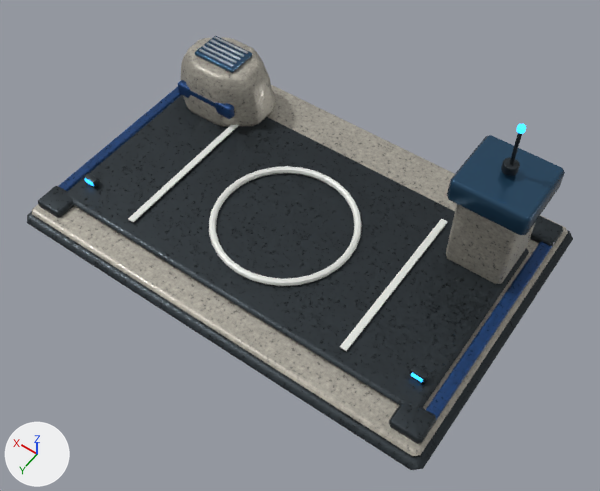
One commit to the glTF model assets/solis/models/solis_aerodrome.gltf: the scene before it, then after it.
Before and after are seen from a camera (50 mm lens) standing at (-3.96, 5.48, 8.37) and looking at (-0.46, 0.58, 0.66). The axes (+X, +Y, +Z) are drawn at lower left. The lights are the same throughout. The picture after the commit comes second. Where no turn or scale is listed for an object, it has been applied to the vertices. Vertices at exactly the same position are counted once.

Names of what the first picture shows: 'Building.013_Geometry'.
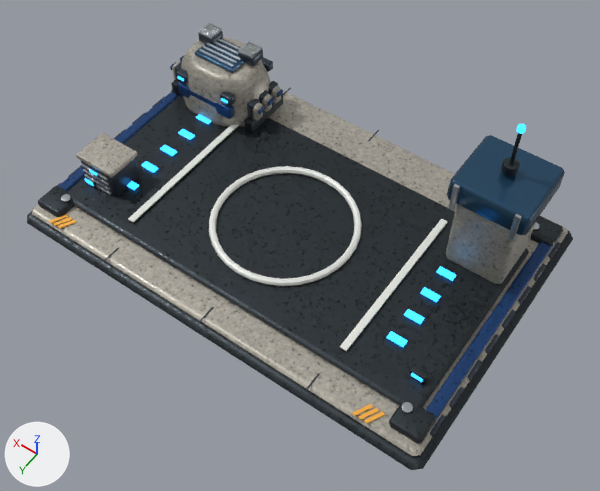
What differs and where, as boxes (x1, y1, x2, y2) in the pictures (600 x 491 px):
'Building.013_Geometry', reshaped: before (27, 36, 573, 470); after (27, 22, 573, 470)
part 1 of me_antenna_beacon_003, added: after (436, 266, 456, 281)
part 2 of me_antenna_beacon_003, added: after (420, 287, 441, 302)
part 3 of me_antenna_beacon_003, added: after (404, 309, 425, 324)
part 4 of me_antenna_beacon_003, added: after (386, 331, 408, 347)
part 5 of me_antenna_beacon_003, added: after (196, 114, 212, 124)
part 6 of me_antenna_beacon_003, added: after (178, 129, 195, 140)
part 7 of me_antenna_beacon_003, added: after (160, 145, 177, 156)
part 8 of me_antenna_beacon_003, added: after (141, 161, 158, 173)
part 9 of me_antenna_beacon_003, added: after (127, 181, 139, 190)
part 10 of me_antenna_beacon_003, added: after (238, 49, 253, 58)
part 11 of me_antenna_beacon_003, added: after (49, 27, 291, 262)
part 12 of me_antenna_beacon_003, added: after (305, 222, 561, 438)
part 13 of me_antenna_beacon_003, added: after (449, 184, 522, 241)

The change, as a list of edits to the scene's bpy script:
```text
Change me_antenna_beacon_003:
    remove me_antenna_beacon_003.from_pydata(...)  # 1148 vertices, 2168 faces; spans x -0.74..5.18, y -1.14..2.78, z -2.44..0.04
    add me_antenna_beacon_003.from_pydata(...)  # 3332 vertices, 6140 faces; spans x -0.74..5.18, y -1.14..2.78, z -2.44..0.04
    me_antenna_beacon_003 part 1: the loose piece of 24 vertices spanning x 0.59..0.69, y -0.12..2.15, z -2.02..-2.0 is copied, and the copy is scaled about its middle by (2.59, 0.0413, 1.17), then moved by (-0.42, -0.43, 0.0), in mat_solis_energy (blue #2ca2f3, glowing blue #2eaaff); it spans x 0.11..0.33, y 0.54..0.64, z -2.02..-2.0
    me_antenna_beacon_003 part 2: the loose piece of 24 vertices spanning x 0.59..0.69, y -0.12..2.15, z -2.02..-2.0 is copied, and the copy is scaled about its middle by (2.59, 0.0413, 1.17), then moved by (-0.42, -0.06, 0.0), in mat_solis_energy (blue #2ca2f3, glowing blue #2eaaff); it spans x 0.11..0.33, y 0.91..1.01, z -2.02..-2.0
    me_antenna_beacon_003 part 3: the loose piece of 24 vertices spanning x 0.59..0.69, y -0.12..2.15, z -2.02..-2.0 is copied, and the copy is scaled about its middle by (2.59, 0.0413, 1.17), then moved by (-0.42, 0.31, 0.0), in mat_solis_energy (blue #2ca2f3, glowing blue #2eaaff); it spans x 0.11..0.33, y 1.28..1.38, z -2.02..-2.0
    me_antenna_beacon_003 part 4: the loose piece of 24 vertices spanning x -0.31..-0.12, y 1.9..2.0, z -2.03..-1.93 is copied, and the copy is scaled about its middle by (1.22, 1.17, 0.222), then moved by (0.43, -0.25, -0.03), in mat_solis_energy (blue #2ca2f3, glowing blue #2eaaff); it spans x 0.11..0.33, y 1.65..1.75, z -2.02..-2.0
    me_antenna_beacon_003 part 5: the loose piece of 24 vertices spanning x 4.58..4.72, y -0.37..-0.31, z -2.01..-1.95 is copied, and the copy is scaled about its middle by (1.61, 1.78, 0.327), then moved by (-0.43, 0.56, -0.03); it spans x 4.11..4.33, y 0.17..0.27, z -2.02..-2.0
    me_antenna_beacon_003 part 6: the loose piece of 24 vertices spanning x 3.76..3.85, y -0.12..2.15, z -2.02..-2.0 is copied, and the copy is scaled about its middle by (2.59, 0.0413, 1.17), then moved by (0.42, -0.43, 0.0), in mat_solis_energy (blue #2ca2f3, glowing blue #2eaaff); it spans x 4.11..4.33, y 0.54..0.64, z -2.02..-2.0
    me_antenna_beacon_003 part 7: the loose piece of 24 vertices spanning x 3.76..3.85, y -0.12..2.15, z -2.02..-2.0 is copied, and the copy is scaled about its middle by (2.59, 0.0413, 1.17), then moved by (0.42, -0.06, 0.0), in mat_solis_energy (blue #2ca2f3, glowing blue #2eaaff); it spans x 4.11..4.33, y 0.91..1.01, z -2.02..-2.0
    me_antenna_beacon_003 part 8: the loose piece of 24 vertices spanning x 3.76..3.85, y -0.12..2.15, z -2.02..-2.0 is copied, and the copy is scaled about its middle by (2.59, 0.0413, 1.17), then moved by (0.42, 0.31, 0.0), in mat_solis_energy (blue #2ca2f3, glowing blue #2eaaff); it spans x 4.11..4.33, y 1.28..1.38, z -2.02..-2.0
    me_antenna_beacon_003 part 9: the loose piece of 24 vertices spanning x 4.56..4.74, y 1.9..2.0, z -2.03..-1.93 is copied, and the copy is scaled about its middle by (1.22, 1.17, 0.222), then moved by (-0.43, -0.25, -0.03), in mat_solis_energy (blue #2ca2f3, glowing blue #2eaaff); it spans x 4.11..4.33, y 1.65..1.75, z -2.02..-2.0
    me_antenna_beacon_003 part 10: the loose piece of 24 vertices spanning x 3.97..4.53, y -0.43..-0.39, z -1.24..-1.21 is copied, and the copy is scaled about its middle by (0.391, 0.743, 1.86), then moved by (-0.34, 0.03, 0.08); it spans x 3.8..4.02, y -0.39..-0.37, z -1.16..-1.12
    me_antenna_beacon_003 part 11: 1048 vertices added at x 3.49..5.11, y -1.11..2.75, z -2.24..-1.12
    me_antenna_beacon_003 part 12: 352 vertices added at x -0.66..0.73, y -1.11..2.75, z -2.24..-2.02
    me_antenna_beacon_003 part 13: 48 vertices added at x -0.39..0.39, y 0.48..0.52, z -1.02..-0.64
    other edits to the shape of me_antenna_beacon_003 do not show in these pictures
    add me_antenna_beacon_003.materials.append(mat_solis_anodized)  # greyish blue #3c444f
    add me_antenna_beacon_003.materials.append(mat_solis_amber_safety)  # orange #f6af42
```
